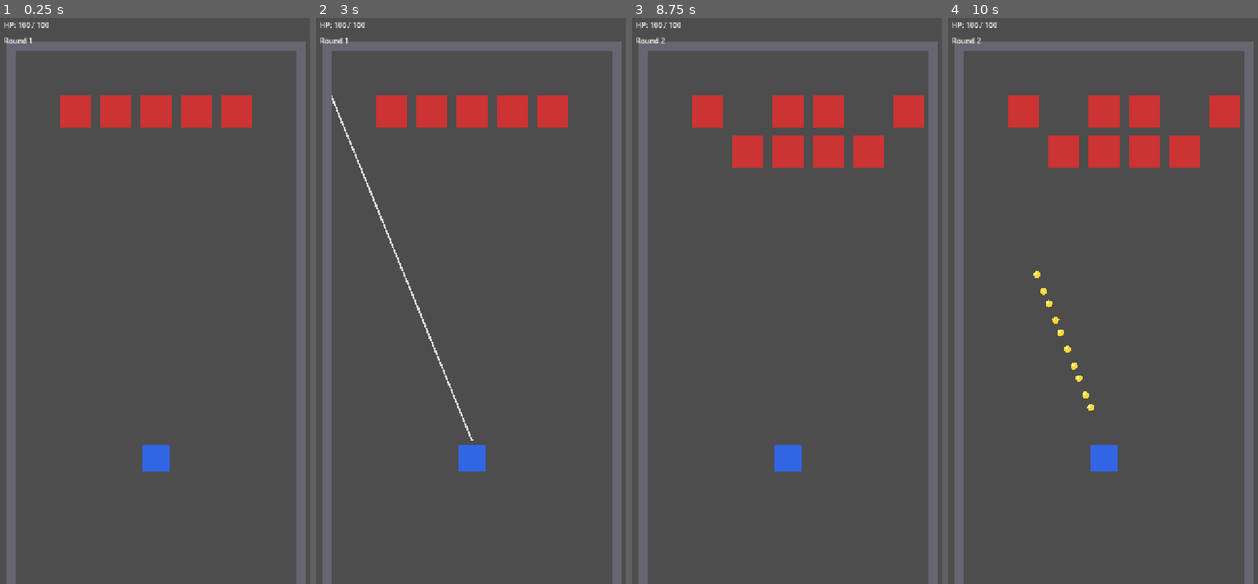
Above: before the commit, frames 1-4 (left to right).
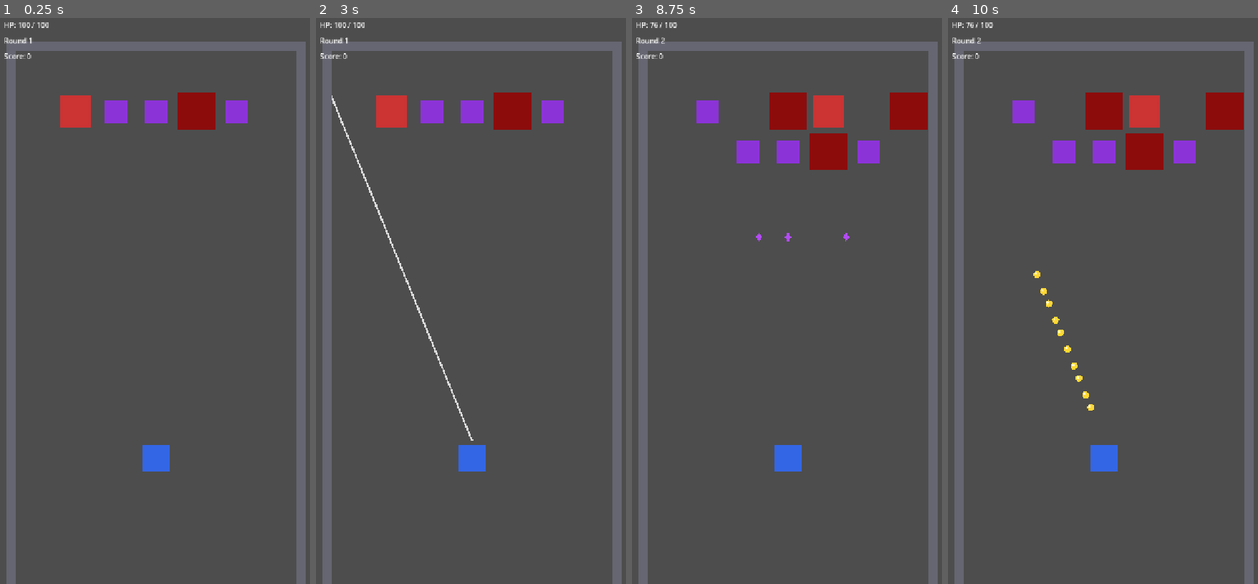
Above: after the commit, the same moments.

Repository: Bar-a-killer/Future-mode-hackathon-game
Game: Godot game, scene res://scenes/main/main.tscn
The game is run twice, just before and just after one commit, with the same random seed, the same clock (stepped at 60 frames per second) and the same inputs.
Inputs (mouse positions are in pixels of both pictures, inside the frame that each line leads up to):
- Up to frame 1 (0.25 s): no input
- Up to frame 2 (3 s): tap Enter at 0.5, 2 s; move the mouse to (542, 267) at 0.52 s; click (542, 267) at 0.67 s; tap Space at 1.25, 2.75 s; drag from (409, 323) to (455, 414) at 1.27 s; move the mouse to (505, 170) at 2.02 s; click (505, 170) at 2.17 s; drag from (455, 414) to (374, 210) at 2.77 s
- Up to frame 3 (8.75 s): move the mouse to (886, 385) at 3.52 s; click (886, 385) at 3.67 s; drag from (690, 210) to (740, 153) at 4.27 s; move the mouse to (805, 295) at 5.02 s; click (805, 295) at 5.17 s; drag from (740, 153) to (725, 323) at 5.77 s; move the mouse to (858, 267) at 6.52 s; click (858, 267) at 6.67 s; drag from (725, 323) to (771, 414) at 7.27 s; tap Enter at 8 s; move the mouse to (821, 170) at 8.02 s; click (821, 170) at 8.17 s
- Up to frame 4 (10 s): drag from (1087, 414) to (1006, 210) at 8.77 s; move the mouse to (1202, 385) at 9.52 s; click (1202, 385) at 9.67 s

The runs differ from the first frame. In frame 1, 2.6% of the frame differs, in the area x 1-82%, y 6-20%; in frame 2, 2.6%; in frame 3, 4.8%, in the area x 1-96%, y 0-40%; in frame 4, 4.8%.

Commit message:
Add M2: wallet/scoring, score orbs, 4 monster types, player movement
- Wallet autoload tracks score with a multiplier; score orbs drop from
  killed monsters and must be hit again by a bullet to collect; score
  zeroes on player death.
- Four monster types (small/big melee, big melee special with frontal
  damage reduction, small ranged special) spawn in a random mix each
  wave; ranged monsters attack regardless of row with a cosmetic
  projectile.
- Player now relocates to a random lane every 2-4 rounds via the
  MOVEMENT_CHECK phase.
- HUD shows live score.

Co-Authored-By: Claude Sonnet 5 <noreply@anthropic.com>
Claude-Session: https://claude.ai/code/session_01CfUJtiXfGjwWMoPwKfLiuB

Diff:
--- a/autoload/round_manager.gd
+++ b/autoload/round_manager.gd
@@ -11,7 +11,13 @@
 	GAME_OVER,
 }
 
-const MONSTER_SCENE: PackedScene = preload("res://scenes/monsters/small_melee.tscn")
+const MONSTER_SCENES: Array[PackedScene] = [
+	preload("res://scenes/monsters/small_melee.tscn"),
+	preload("res://scenes/monsters/small_melee.tscn"),
+	preload("res://scenes/monsters/big_melee.tscn"),
+	preload("res://scenes/monsters/big_melee_special.tscn"),
+	preload("res://scenes/monsters/small_ranged_special.tscn"),
+]
 const MIN_WAVE_MONSTER_COUNT := 4
 const MAX_WAVE_MONSTER_COUNT := 6
 const WAVE_SPAWN_ROW := 1
@@ -21,6 +27,7 @@
 var state: State = State.WAVE_SPAWN
 var current_round: int = 1
 var player: Node = null
+var next_movement_round: int = 0
 
 var _attack_timer: Timer
 var _post_volley_timer: Timer
@@ -42,8 +49,13 @@
 func start(player_node: Node) -> void:
 	player = player_node
 	current_round = 1
+	_roll_next_movement_round()
 	GridManager.reset()
+	Wallet.reset()
 	_set_state(State.WAVE_SPAWN)
+
+func _roll_next_movement_round() -> void:
+	next_movement_round = current_round + randi_range(2, 4)
 
 func _set_state(new_state: State) -> void:
 	var old_state := state
@@ -62,19 +74,20 @@
 		State.MONSTER_ATTACK:
 			_enter_monster_attack()
 		State.MOVEMENT_CHECK:
-			_set_state(State.SLOT_MACHINE_CHECK)
+			_enter_movement_check()
 		State.SLOT_MACHINE_CHECK:
 			_set_state(State.GAME_OVER_CHECK)
 		State.GAME_OVER_CHECK:
 			_enter_game_over_check()
 		State.GAME_OVER:
+			Wallet.on_death()
 			EventBus.game_over.emit()
 
 func _enter_wave_spawn() -> void:
 	EventBus.wave_spawn_requested.emit(current_round)
 	var monster_count := randi_range(MIN_WAVE_MONSTER_COUNT, MAX_WAVE_MONSTER_COUNT)
 	for cell in GridManager.get_wave_spawn_cells(monster_count, WAVE_SPAWN_ROW):
-		var monster: MonsterBase = MONSTER_SCENE.instantiate()
+		var monster: MonsterBase = MONSTER_SCENES.pick_random().instantiate()
 		monster.grid_pos = cell
 		monster.position = GridManager.cell_to_world(cell)
 		get_tree().current_scene.add_child(monster)
@@ -107,6 +120,13 @@
 		monster.execute_attack(player)
 	_set_state(State.MOVEMENT_CHECK)
 
+func _enter_movement_check() -> void:
+	if current_round >= next_movement_round:
+		var tween: Tween = player.move_to_random_lane()
+		await tween.finished
+		_roll_next_movement_round()
+	_set_state(State.SLOT_MACHINE_CHECK)
+
 func _enter_game_over_check() -> void:
 	if player.hp <= 0:
 		_set_state(State.GAME_OVER)
--- /dev/null
+++ b/autoload/wallet.gd
@@ -0,0 +1,24 @@
+extends Node
+
+var score: int = 0
+var score_multiplier: float = 1.0
+
+func add_score(amount: int) -> void:
+	score += int(amount * score_multiplier)
+	EventBus.score_changed.emit(score)
+
+func apply_score_multiplier(mult: float) -> void:
+	score_multiplier = mult
+	EventBus.score_changed.emit(score)
+
+func clear_score_multiplier() -> void:
+	score_multiplier = 1.0
+
+func on_death() -> void:
+	score = 0
+	EventBus.score_changed.emit(score)
+
+func reset() -> void:
+	score = 0
+	score_multiplier = 1.0
+	EventBus.score_changed.emit(score)
--- a/project.godot
+++ b/project.godot
@@ -19,6 +19,7 @@
 
 EventBus="*res://autoload/event_bus.gd"
 GridManager="*res://autoload/grid_manager.gd"
+Wallet="*res://autoload/wallet.gd"
 RoundManager="*res://autoload/round_manager.gd"
 
 [input_devices]
--- /dev/null
+++ b/resources/monsters/data/big_melee_special_stats.tres
@@ -0,0 +1,13 @@
+[gd_resource type="Resource" script_class="MonsterStats" load_steps=2 format=3]
+
+[ext_resource type="Script" path="res://resources/monsters/monster_stats.gd" id="1"]
+
+[resource]
+script = ExtResource("1")
+display_name = "Big Melee Special"
+max_hp = 50
+attack_power = 8
+is_ranged = false
+frontal_damage_reduction = 0.5
+score_orb_drop_chance = 0.4
+score_orb_value = 25
--- /dev/null
+++ b/resources/monsters/data/big_melee_stats.tres
@@ -0,0 +1,13 @@
+[gd_resource type="Resource" script_class="MonsterStats" load_steps=2 format=3]
+
+[ext_resource type="Script" path="res://resources/monsters/monster_stats.gd" id="1"]
+
+[resource]
+script = ExtResource("1")
+display_name = "Big Melee"
+max_hp = 60
+attack_power = 15
+is_ranged = false
+frontal_damage_reduction = 0.0
+score_orb_drop_chance = 0.4
+score_orb_value = 25
--- /dev/null
+++ b/resources/monsters/data/small_ranged_special_stats.tres
@@ -0,0 +1,13 @@
+[gd_resource type="Resource" script_class="MonsterStats" load_steps=2 format=3]
+
+[ext_resource type="Script" path="res://resources/monsters/monster_stats.gd" id="1"]
+
+[resource]
+script = ExtResource("1")
+display_name = "Small Ranged Special"
+max_hp = 12
+attack_power = 8
+is_ranged = true
+frontal_damage_reduction = 0.0
+score_orb_drop_chance = 0.3
+score_orb_value = 15
--- a/scenes/bullets/bullet.gd
+++ b/scenes/bullets/bullet.gd
@@ -18,7 +18,7 @@
 		return
 	var from := global_position
 	var to := from + direction * speed * delta
-	var colliders := get_tree().get_nodes_in_group("monsters") + get_tree().get_nodes_in_group("walls")
+	var colliders := get_tree().get_nodes_in_group("monsters") + get_tree().get_nodes_in_group("walls") + get_tree().get_nodes_in_group("orbs")
 	var hit := CollisionUtils.find_closest_hit(from, to, colliders, RADIUS)
 	if not hit.is_empty():
 		var normal: Vector2 = hit["normal"]
@@ -27,6 +27,8 @@
 		if target is MonsterBase:
 			target.take_damage(damage)
 			EventBus.bullet_hit_monster.emit(self, target)
+		elif target is ScoreOrb:
+			target.collect()
 		direction = direction.bounce(normal).normalized()
 		_age = 0.0
 	else:
--- /dev/null
+++ b/scenes/monsters/big_melee.tscn
@@ -0,0 +1,11 @@
+[gd_scene load_steps=3 format=3]
+
+[ext_resource type="PackedScene" path="res://scenes/monsters/monster_base.tscn" id="1"]
+[ext_resource type="Resource" path="res://resources/monsters/data/big_melee_stats.tres" id="2"]
+
+[node name="BigMelee" instance=ExtResource("1")]
+stats = ExtResource("2")
+
+[node name="Visual" parent="."]
+color = Color(0.55, 0.05, 0.05, 1)
+polygon = PackedVector2Array(-42, -42, 42, -42, 42, 42, -42, 42)
--- /dev/null
+++ b/scenes/monsters/big_melee_special.tscn
@@ -0,0 +1,11 @@
+[gd_scene load_steps=3 format=3]
+
+[ext_resource type="PackedScene" path="res://scenes/monsters/monster_base.tscn" id="1"]
+[ext_resource type="Resource" path="res://resources/monsters/data/big_melee_special_stats.tres" id="2"]
+
+[node name="BigMeleeSpecial" instance=ExtResource("1")]
+stats = ExtResource("2")
+
+[node name="Visual" parent="."]
+color = Color(0.95, 0.55, 0.1, 1)
+polygon = PackedVector2Array(-42, -42, 42, -42, 42, 42, -42, 42)
--- a/scenes/monsters/monster_base.gd
+++ b/scenes/monsters/monster_base.gd
@@ -1,5 +1,8 @@
 class_name MonsterBase
 extends Node2D
+
+const SCORE_ORB_SCENE: PackedScene = preload("res://scenes/orbs/score_orb.tscn")
+const RANGED_PROJECTILE_SCENE: PackedScene = preload("res://scenes/monsters/ranged_projectile.tscn")
 
 @export var stats: MonsterStats
 @export var half_size: Vector2 = Vector2(46, 46)
@@ -22,8 +25,18 @@
 
 func die() -> void:
 	GridManager.vacate(grid_pos)
+	if stats and randf() < stats.score_orb_drop_chance:
+		_spawn_score_orb()
 	EventBus.monster_died.emit(self, grid_pos)
 	queue_free()
+
+func _spawn_score_orb() -> void:
+	var orb: ScoreOrb = SCORE_ORB_SCENE.instantiate()
+	orb.grid_pos = grid_pos
+	orb.value = stats.score_orb_value
+	orb.position = GridManager.cell_to_world(grid_pos)
+	get_tree().current_scene.add_child(orb)
+	GridManager.occupy(grid_pos, orb)
 
 func is_at_front_row() -> bool:
 	return grid_pos.y >= GridManager.GRID_ROWS - 1
@@ -42,5 +55,13 @@
 func execute_attack(player: Node) -> void:
 	if not stats:
 		return
-	if stats.is_ranged or is_at_front_row():
+	if stats.is_ranged:
 		player.take_damage(stats.attack_power)
+		_fire_ranged_visual(player)
+	elif is_at_front_row():
+		player.take_damage(stats.attack_power)
+
+func _fire_ranged_visual(player: Node) -> void:
+	var proj: RangedProjectile = RANGED_PROJECTILE_SCENE.instantiate()
+	get_tree().current_scene.add_child(proj)
+	proj.launch(global_position, player.global_position)
--- /dev/null
+++ b/scenes/monsters/ranged_projectile.gd
@@ -0,0 +1,10 @@
+class_name RangedProjectile
+extends Node2D
+
+const TRAVEL_TIME := 0.3
+
+func launch(from: Vector2, to: Vector2) -> void:
+	global_position = from
+	var tween := create_tween()
+	tween.tween_property(self, "global_position", to, TRAVEL_TIME)
+	tween.finished.connect(queue_free)
--- /dev/null
+++ b/scenes/monsters/ranged_projectile.tscn
@@ -0,0 +1,10 @@
+[gd_scene load_steps=2 format=3]
+
+[ext_resource type="Script" path="res://scenes/monsters/ranged_projectile.gd" id="1"]
+
+[node name="RangedProjectile" type="Node2D"]
+script = ExtResource("1")
+
+[node name="Visual" type="Polygon2D" parent="."]
+color = Color(0.7, 0.3, 0.95, 1)
+polygon = PackedVector2Array(0, -10, 7, 0, 0, 10, -7, 0)
--- /dev/null
+++ b/scenes/monsters/small_ranged_special.tscn
@@ -0,0 +1,11 @@
+[gd_scene load_steps=3 format=3]
+
+[ext_resource type="PackedScene" path="res://scenes/monsters/monster_base.tscn" id="1"]
+[ext_resource type="Resource" path="res://resources/monsters/data/small_ranged_special_stats.tres" id="2"]
+
+[node name="SmallRangedSpecial" instance=ExtResource("1")]
+stats = ExtResource("2")
+
+[node name="Visual" parent="."]
+color = Color(0.55, 0.2, 0.85, 1)
+polygon = PackedVector2Array(-25, -25, 25, -25, 25, 25, -25, 25)
--- /dev/null
+++ b/scenes/orbs/score_orb.gd
@@ -0,0 +1,16 @@
+class_name ScoreOrb
+extends Node2D
+
+@export var half_size: Vector2 = Vector2(20, 20)
+
+var value: int = 10
+var grid_pos: Vector2i
+
+func _ready() -> void:
+	add_to_group("orbs")
+
+func collect() -> void:
+	GridManager.vacate(grid_pos)
+	Wallet.add_score(value)
+	EventBus.score_orb_collected.emit(value)
+	queue_free()
--- /dev/null
+++ b/scenes/orbs/score_orb.tscn
@@ -0,0 +1,14 @@
+[gd_scene load_steps=2 format=3]
+
+[ext_resource type="Script" path="res://scenes/orbs/score_orb.gd" id="1"]
+
+[node name="ScoreOrb" type="Node2D"]
+script = ExtResource("1")
+
+[node name="Outer" type="Polygon2D" parent="."]
+color = Color(1, 0.82, 0.15, 1)
+polygon = PackedVector2Array(20, 0, 17.32, 10, 10, 17.32, 0, 20, -10, 17.32, -17.32, 10, -20, 0, -17.32, -10, -10, -17.32, 0, -20, 10, -17.32, 17.32, -10)
+
+[node name="Inner" type="Polygon2D" parent="."]
+color = Color(1, 0.95, 0.55, 1)
+polygon = PackedVector2Array(14, 0, 12.12, 7, 7, 12.12, 0, 14, -7, 12.12, -12.12, 7, -14, 0, -12.12, -7, -7, -12.12, 0, -14, 7, -12.12, 12.12, -7)
--- a/scenes/player/player.gd
+++ b/scenes/player/player.gd
@@ -11,9 +11,12 @@
 
 @export var max_hp: int = 100
 
+const LANE_MOVE_TIME := 0.4
+
 var hp: int
 var ball_count: int = BASE_BALL_COUNT
 var can_aim: bool = false
+var current_lane_index: int = 2
 
 var _dragging: bool = false
 var _drag_start: Vector2
@@ -64,7 +67,7 @@
 func _update_aim_line(direction: Vector2) -> void:
 	var from := muzzle.global_position
 	var to := from + direction * MAX_AIM_RAY_LENGTH
-	var colliders := get_tree().get_nodes_in_group("monsters") + get_tree().get_nodes_in_group("walls")
+	var colliders := get_tree().get_nodes_in_group("monsters") + get_tree().get_nodes_in_group("walls") + get_tree().get_nodes_in_group("orbs")
 	var hit := CollisionUtils.find_closest_hit(from, to, colliders)
 	var end_point: Vector2 = hit["point"] if not hit.is_empty() else to
 	aim_line.points = [to_local(from), to_local(end_point)]
@@ -111,3 +114,16 @@
 
 func add_ball_count(amount: int) -> void:
 	ball_count += amount
+
+func move_to_random_lane() -> Tween:
+	var positions := GridManager.LANE_POSITIONS
+	var choices: Array[int] = []
+	for i in range(positions.size()):
+		if i != current_lane_index:
+			choices.append(i)
+	var new_index: int = choices.pick_random()
+	current_lane_index = new_index
+	var tween := create_tween()
+	tween.tween_property(self, "global_position", positions[new_index], LANE_MOVE_TIME)
+	tween.finished.connect(func(): EventBus.player_moved.emit(new_index))
+	return tween
--- a/scenes/ui/hud.gd
+++ b/scenes/ui/hud.gd
@@ -2,6 +2,7 @@
 
 @onready var hp_label: Label = $Control/HPLabel
 @onready var round_label: Label = $Control/RoundLabel
+@onready var score_label: Label = $Control/ScoreLabel
 
 var _last_max_hp: int = 100
 
@@ -9,6 +10,8 @@
 	EventBus.player_damaged.connect(_on_player_hp_changed)
 	EventBus.player_healed.connect(_on_player_hp_changed)
 	EventBus.round_state_changed.connect(_on_round_state_changed)
+	EventBus.score_changed.connect(_on_score_changed)
+	_on_score_changed(Wallet.score)
 
 func bind_player(player: Node) -> void:
 	_last_max_hp = player.max_hp
@@ -22,3 +25,6 @@
 
 func _on_round_state_changed(_new_state: int, _old_state: int) -> void:
 	round_label.text = "Round %d" % RoundManager.current_round
+
+func _on_score_changed(new_score: int) -> void:
+	score_label.text = "Score: %d" % new_score
--- a/scenes/ui/hud.tscn
+++ b/scenes/ui/hud.tscn
@@ -24,3 +24,10 @@
 offset_right = 400.0
 offset_bottom = 85.0
 text = "Round 1"
+
+[node name="ScoreLabel" type="Label" parent="Control"]
+offset_left = 20.0
+offset_top = 90.0
+offset_right = 400.0
+offset_bottom = 120.0
+text = "Score: 0"
Not shown, added: autoload/wallet.gd.uid
Not shown, added: scenes/monsters/ranged_projectile.gd.uid
Not shown, added: scenes/orbs/score_orb.gd.uid
